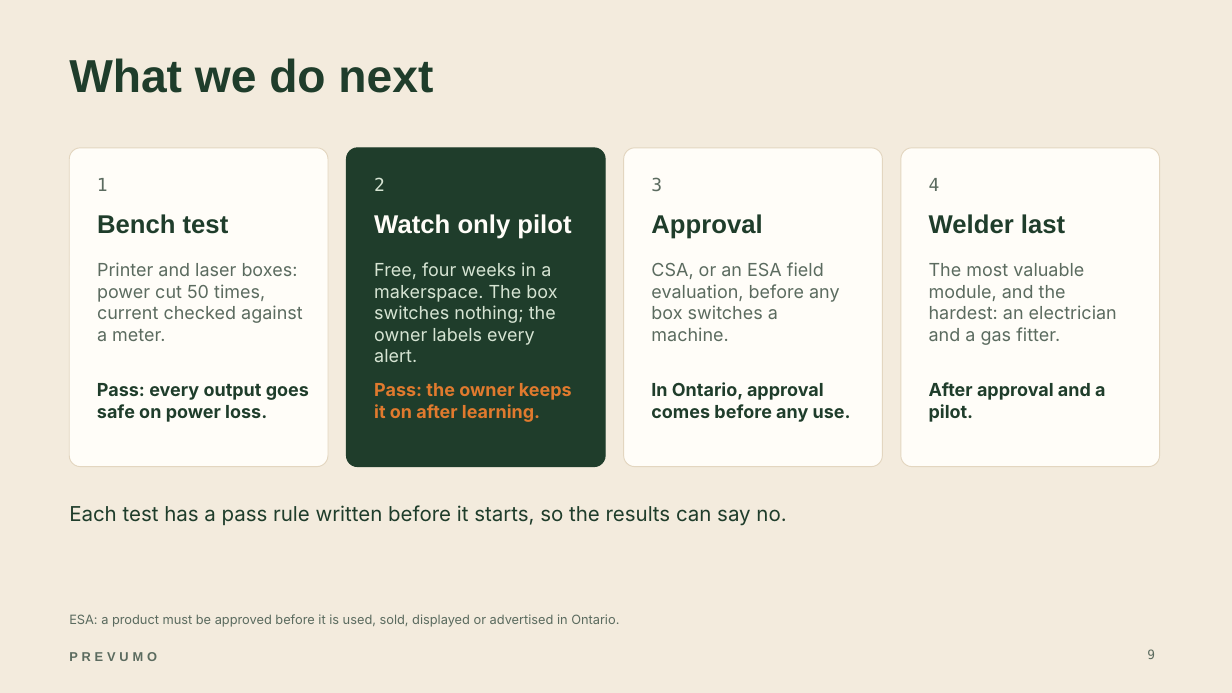
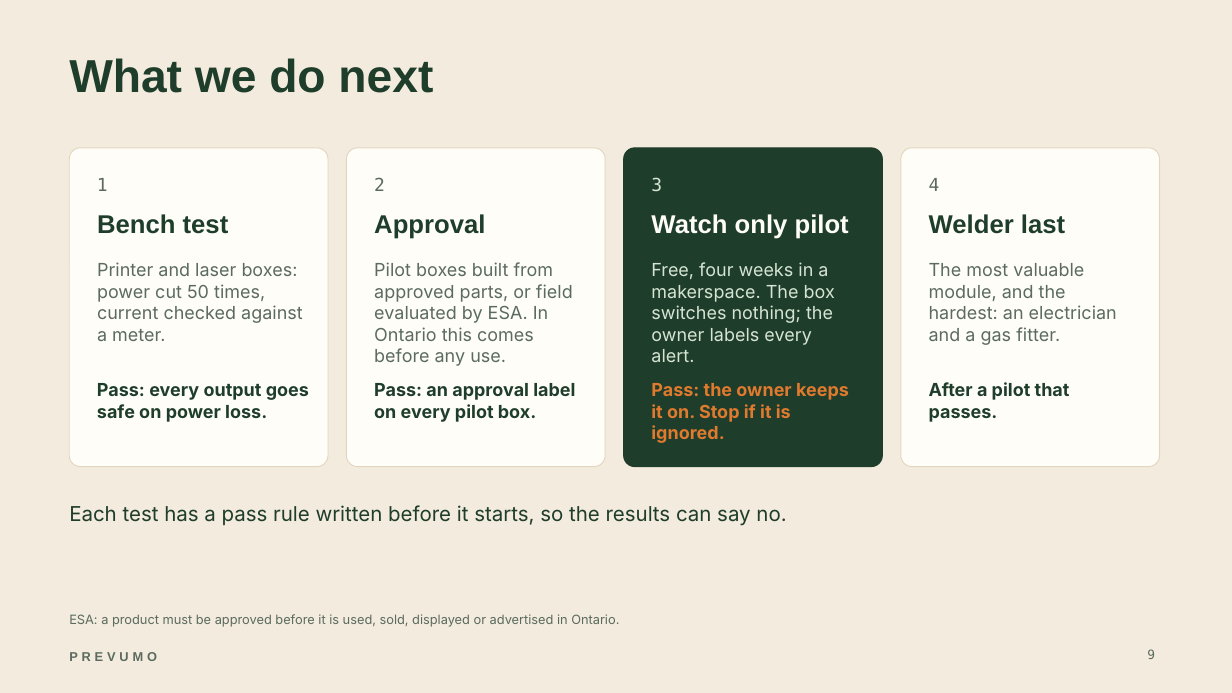
Before and after one commit to WAHB22/wahbs-world, a slide deck: slide 9 of prevumo/deliverables/final/PREVUMO-final.pptx. Drawn at 1232x693 pixels with LibreOffice and Linux fonts; fonts in the diff are those of the drawing; background and template pictures are left out. Boxes give left, top, right and bottom in pixels: in the first picture for what was removed or moved away, otherwise in the second. Text is boxed around its words. In the diff, an @@ line names an element or a change of style, - is before the commit and + after.

```diff
--- a/prevumo/deliverables/final/PREVUMO-final.pptx
+++ b/prevumo/deliverables/final/PREVUMO-final.pptx
@@ rounded rectangle at box(347, 148, 605, 467): fill #1F3D2B to #FFFDF8; outline #1F3D2B 0.75 pt to #E3D6C0 0.75 pt @@
@@ rounded rectangle at box(624, 148, 883, 467): fill #FFFDF8 to #1F3D2B; outline #E3D6C0 0.75 pt to #1F3D2B 0.75 pt @@
@@ text "2" at box(374, 177, 385, 191): text colour #D6E4D3 to #5B6B5F @@
@@ text "3" at box(651, 177, 662, 192): text colour #5B6B5F to #D6E4D3 @@
@@ text at box(374, 214, 485, 239): text changed; text colour #FFFDF8 to #1F3D2B @@
-Watch only pilot
+Approval
@@ text at box(651, 214, 849, 239): text changed; text colour #1F3D2B to #FFFDF8 @@
-Approval
+Watch only pilot
@@ text at box(374, 262, 573, 366): text changed; text colour #D6E4D3 to #5B6B5F @@
-Free, four weeks in a makerspace. The box switches nothing; the owner labels every alert.
+Pilot boxes built from approved parts, or field evaluated by ESA. In Ontario this comes before any use.
@@ text at box(651, 262, 835, 362): text changed; text colour #5B6B5F to #D6E4D3 @@
-CSA, or an ESA field evaluation, before any box switches a machine.
+Free, four weeks in a makerspace. The box switches nothing; the owner labels every alert.
@@ text at box(374, 383, 575, 422): text changed; text colour #E07A2E to #1F3D2B @@
-Pass: the owner keeps it on after learning.
+Pass: an approval label on every pilot box.
@@ text at box(651, 383, 849, 443): text changed; text colour #1F3D2B to #E07A2E @@
-In Ontario, approval comes before any use.
+Pass: the owner keeps it on. Stop if it is ignored.
@@ text at box(929, 382, 1070, 422): text changed @@
-After approval and a pilot.
+After a pilot that passes.
```
Also in this commit, not shown: 9 other slides changed, 17 other files.
